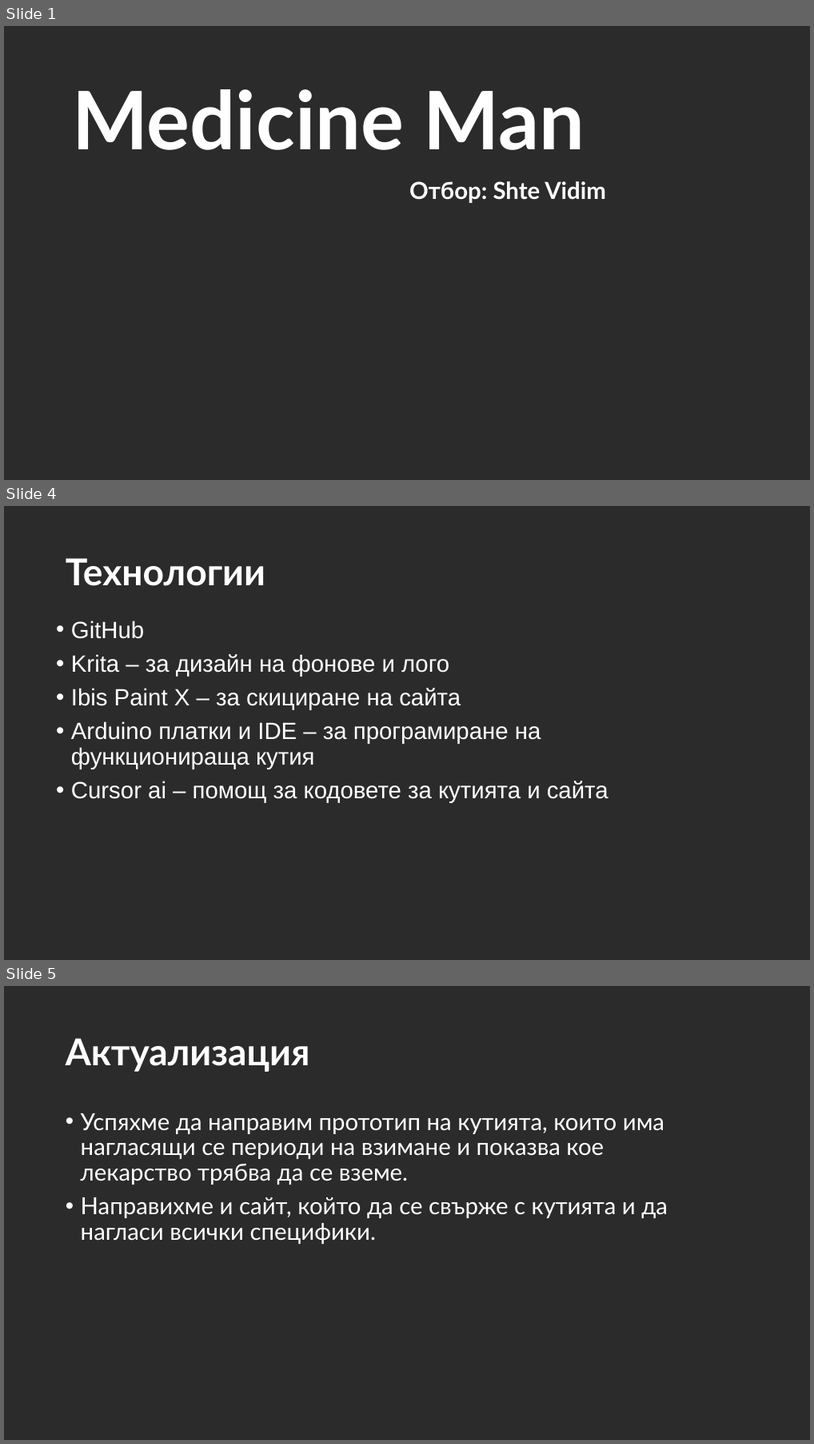
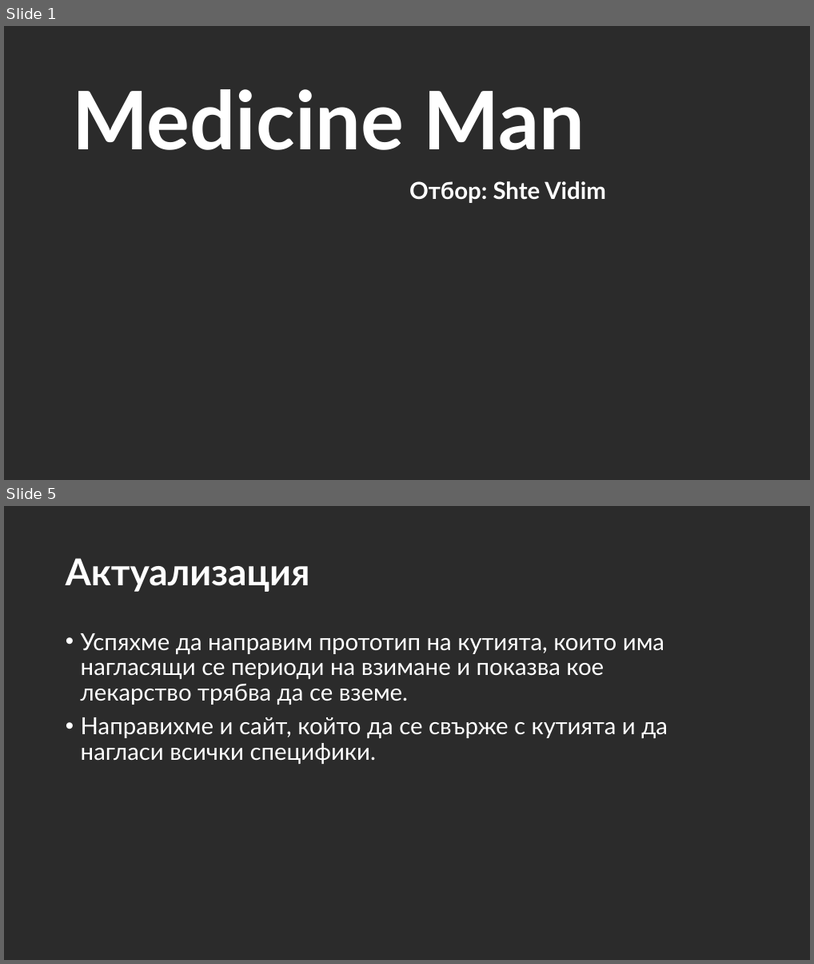
Before and after one commit to VicRattlehead502/Medicine-Man, a slide deck: Prezentaciq.pptx. Shown one above the other, each under a label of ours: slides 1, 4 and 5 before the commit, slides 1 and 5 after it; the slides between them are not shown. The pictures are 814x1444 and 814x964 pixels, drawn with LibreOffice and Linux fonts; fonts in the diff are those of the drawing; background and template pictures are left out; a plain dark background stands for a picture behind light text. Boxes give left, top, right and bottom in pixels: in the first picture for what was removed or moved away, otherwise in the second. Text is boxed around its words. In the diff, an @@ line names an element or a change of style, - is before the commit and + after.

```diff
--- a/Prezentaciq.pptx
+++ b/Prezentaciq.pptx
@@ slide 4 removed at (x1=4, y1=506, x2=810, y2=960), background picture (left out) @@
@@ title removed at (x1=66, y1=558, x2=266, y2=586) @@
-Технологии
@@ text removed at (x1=71, y1=620, x2=609, y2=803) @@
-• GitHub
-• Krita – за дизайн на фонове и лого
-• Ibis Paint X – за скициране на сайта
-• Arduino платки и IDE – за програмиране на функционираща кутия
-• Cursor ai – помощ за кодовете за кутията и сайта
```
Also in this commit, not shown: 5 slides changed, 5 slides added, 12 other files.
